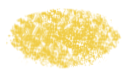
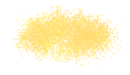
Before/after of a 130 × 75 layered artwork. What changed in the layer stack:
added layer "Layer 3" above "Cheese" over [11, 3, 122, 67]
hid "Cheese" over [6, 8, 122, 69]
